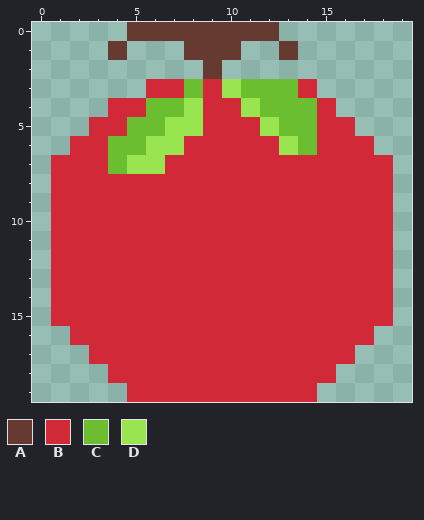
File history of a pixel-art sprite, assets/food.png. Above: the version before the commit.
The file is 20x20 pixels. Colours within 5 levels of each other are drawn and written as one.
Palette (. is transparent): A #663931  B #d22938  C #6abe30  D #99e550
Now the later version:
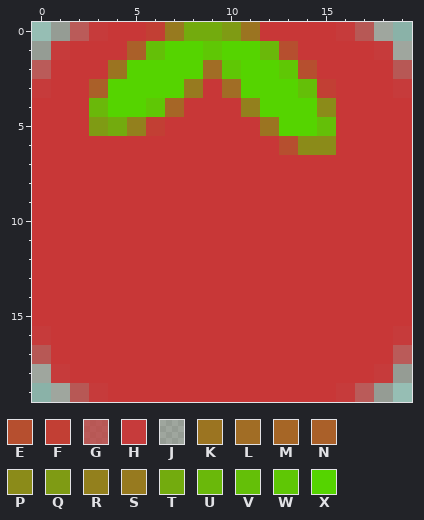
Colours new in this view: E #b64f2f  F #c23f34  G #c73838bc  H #c83737f7  J #cb34342c  K #9b7421  L #a16d25  M #a66626  N #aa6029  P #8b8b19  Q #7f9b14  R #93801d  S #977a1f  T #73ab0e  U #6ab80a  V #64bf08  W #5fc705  X #55d400
Change:
colour B: #d22938 -> #c83737
Changed rows in their new state; - is a pixel that keeps its letter.
first column x 0:
 0 -JGHBBFSTTQKBBBBHGJ-
 1 JHBBBNVXXWXXUEBBBBHJ
 2 GBBBKXXXXLWXXWEBBBBG
 3 HBBNXXXXS-LXXXVFBBBH
 4 BBBUXXWMB--RXXXPBBBB
 5 BBBQTRFBB---KXXV-BBB
 6 BB--BBBB-----EPP--BB
 7 B---BBB------------B
 8 B------------------B
 9 B------------------B
10 B------------------B
11 B------------------B
12 B------------------B
13 B------------------B
14 B------------------B
15 B------------------B
16 HB----------------BH
17 GBB--------------BBG
18 JHBB------------BBHJ
19 -JGHB----------BHGJ-
